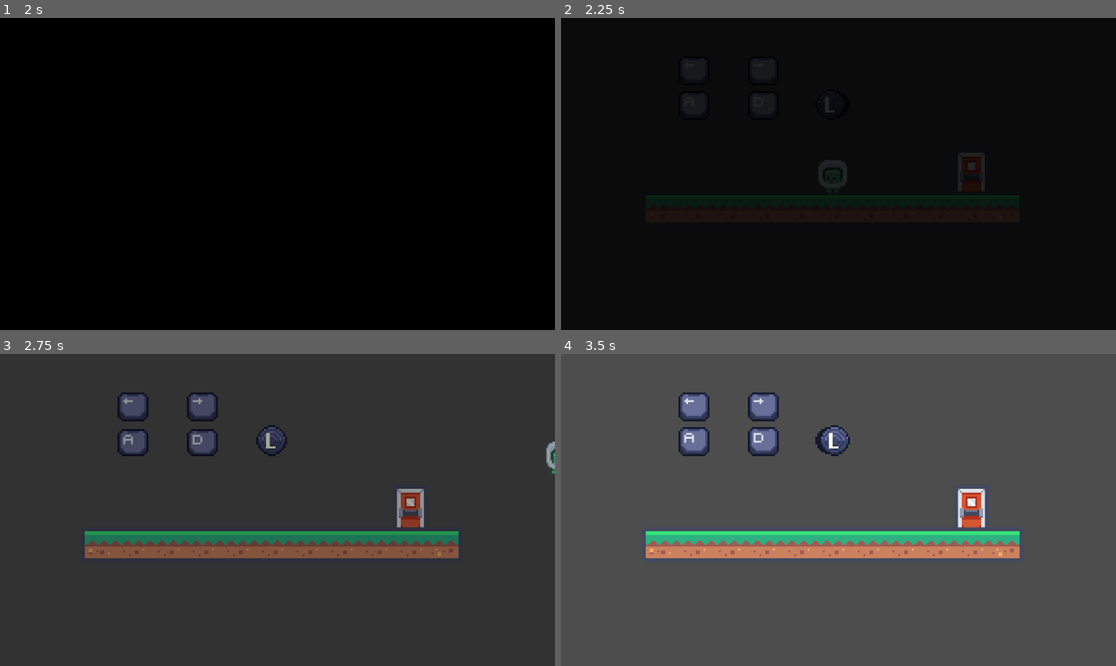
Above: before the commit, frames 1-4 (two rows, left to right).
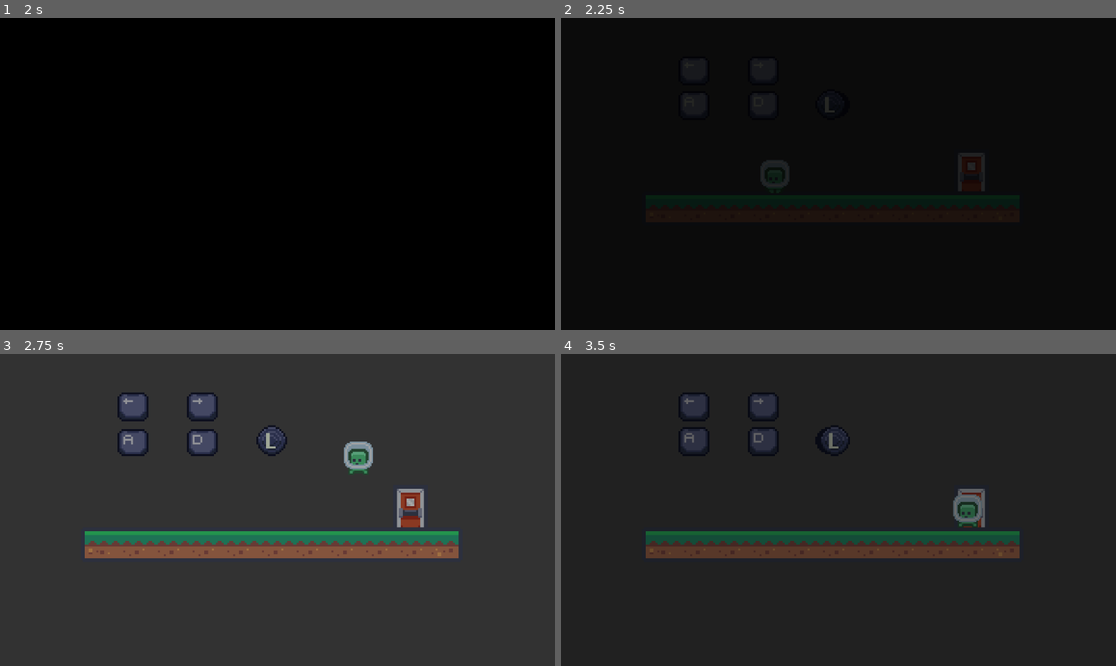
Above: after the commit, the same moments.

Repository: E-Be/GMTK_GJ2024
Game: Godot game, scene res://scenes/levels/levelWorld.tscn
The game is run twice, just before and just after one commit, with the same random seed, the same clock (stepped at 60 frames per second) and the same inputs. Before the commit the project starts from res://scenes/levelWorld.tscn.
Inputs (mouse positions are in pixels of both pictures, inside the frame that each line leads up to):
- Up to frame 1 (2 s): click "Start" at 0.5 s; click "Start" at 1.25 s
- Up to frame 2 (2.25 s): tap Enter at 2 s; move the mouse to (960, 158) at 2.02 s; hold D (move_right) from 2.03 s (still down); tap S (look_down) at 2.1 s
- Up to frame 3 (2.75 s): keep holding D (move_right); tap Space (jump) at 2.27 s
- Up to frame 4 (3.5 s): keep holding D (move_right); move the mouse to (727, 525) at 2.77 s; tap W (look_up) at 2.85 s; tap Space (jump) at 3.02 s

Frame 1 is identical in both runs. In frame 2, 0.5% of the frame differs, in the area x 35-52%, y 45-55%; in frame 3, 0.5%; in frame 4, 100%, in the area x 0-100%, y 0-100%.

Commit message:
Moved levels to new folder

Diff:
--- a/autoload/scene_manager.gd
+++ b/autoload/scene_manager.gd
@@ -31,4 +31,4 @@
 	animation_player.play("fade_to_transparent")
 
 func changeScene():
-	get_tree().change_scene_to_file("res://scenes/level" + nextScene + ".tscn")
+	get_tree().change_scene_to_file("res://scenes/levels/level" + nextScene + ".tscn")
--- a/project.godot
+++ b/project.godot
@@ -11,7 +11,7 @@
 [application]
 
 config/name="Sizable"
-run/main_scene="res://scenes/levelWorld.tscn"
+run/main_scene="res://scenes/levels/levelWorld.tscn"
 config/features=PackedStringArray("4.2", "GL Compatibility")
 config/icon="res://icon.svg"
 
--- a/scenes/levelWorld.tscn
+++ /dev/null
@@ -1,7 +0,0 @@
-[gd_scene load_steps=2 format=3 uid="uid://53yh466f45gl"]
-
-[ext_resource type="PackedScene" uid="uid://6xf46usgtirp" path="res://scenes/title_screen.tscn" id="1_btpv3"]
-
-[node name="World" type="Node2D"]
-
-[node name="TitleScreen" parent="." instance=ExtResource("1_btpv3")]
--- a/scenes/level1.tscn
+++ b/scenes/levels/level1.tscn
@@ -1,17 +1,17 @@
 [gd_scene load_steps=15 format=3 uid="uid://b42fhvi8pr7q7"]
 
-[ext_resource type="PackedScene" uid="uid://crwf1ea2sv08o" path="res://scenes/player.tscn" id="1_oa1or"]
-[ext_resource type="Texture2D" uid="uid://dt7jm1d5fpsv" path="res://sprites/TIleMaps/industrial_tilemap_packed.png" id="2_ciuwc"]
-[ext_resource type="Texture2D" uid="uid://cb33j2utyg5x6" path="res://sprites/TIleMaps/tilemap_packed.png" id="3_404dm"]
-[ext_resource type="PackedScene" uid="uid://b2gnk1jley767" path="res://scenes/keys and buttons/keys/a-key.tscn" id="4_451p6"]
-[ext_resource type="PackedScene" uid="uid://b7cfju8j4mdqd" path="res://scenes/objects/door.tscn" id="4_i2hhq"]
-[ext_resource type="PackedScene" uid="uid://byusgyfq2y1s8" path="res://scenes/keys and buttons/keys/d-key.tscn" id="5_ijrmf"]
-[ext_resource type="PackedScene" uid="uid://bmxfo4u7qvkjm" path="res://scenes/keys and buttons/buttons/left-right-stick.tscn" id="5_ptk75"]
-[ext_resource type="PackedScene" uid="uid://dw3be88s1vlmb" path="res://scenes/keys and buttons/keys/left-key.tscn" id="6_jj556"]
-[ext_resource type="PackedScene" uid="uid://c4eskp1i88fyy" path="res://scenes/keys and buttons/keys/right-key.tscn" id="7_sbvdo"]
+[ext_resource type="Texture2D" uid="uid://dt7jm1d5fpsv" path="res://sprites/TIleMaps/industrial_tilemap_packed.png" id="1_3mg13"]
+[ext_resource type="Texture2D" uid="uid://cb33j2utyg5x6" path="res://sprites/TIleMaps/tilemap_packed.png" id="2_cfux4"]
+[ext_resource type="PackedScene" uid="uid://b7cfju8j4mdqd" path="res://scenes/objects/door.tscn" id="3_4ke1a"]
+[ext_resource type="PackedScene" uid="uid://b2gnk1jley767" path="res://scenes/keys and buttons/keys/a-key.tscn" id="4_ybtbs"]
+[ext_resource type="PackedScene" uid="uid://bmxfo4u7qvkjm" path="res://scenes/keys and buttons/buttons/left-right-stick.tscn" id="5_xcsfe"]
+[ext_resource type="PackedScene" uid="uid://byusgyfq2y1s8" path="res://scenes/keys and buttons/keys/d-key.tscn" id="6_m2l6h"]
+[ext_resource type="PackedScene" uid="uid://dw3be88s1vlmb" path="res://scenes/keys and buttons/keys/left-key.tscn" id="7_yo1fs"]
+[ext_resource type="PackedScene" uid="uid://c4eskp1i88fyy" path="res://scenes/keys and buttons/keys/right-key.tscn" id="8_k7xpt"]
+[ext_resource type="PackedScene" uid="uid://crwf1ea2sv08o" path="res://scenes/player.tscn" id="9_uqude"]
 
 [sub_resource type="TileSetAtlasSource" id="TileSetAtlasSource_e5k7r"]
-texture = ExtResource("2_ciuwc")
+texture = ExtResource("1_3mg13")
 texture_region_size = Vector2i(18, 18)
 0:0/0 = 0
 0:0/0/physics_layer_0/linear_velocity = Vector2(0, 0)
--- a/scenes/level2.tscn
+++ b/scenes/levels/level2.tscn
@@ -1,15 +1,15 @@
 [gd_scene load_steps=13 format=3 uid="uid://f2iess5rqdqg"]
 
-[ext_resource type="Texture2D" uid="uid://dt7jm1d5fpsv" path="res://sprites/TIleMaps/industrial_tilemap_packed.png" id="1_rpcxb"]
-[ext_resource type="Texture2D" uid="uid://cb33j2utyg5x6" path="res://sprites/TIleMaps/tilemap_packed.png" id="2_s1lsl"]
-[ext_resource type="PackedScene" uid="uid://b7cfju8j4mdqd" path="res://scenes/objects/door.tscn" id="3_umn01"]
-[ext_resource type="PackedScene" uid="uid://ubq53vtoj4iv" path="res://scenes/objects/crate.tscn" id="4_jqg84"]
-[ext_resource type="PackedScene" uid="uid://crwf1ea2sv08o" path="res://scenes/player.tscn" id="4_nvjr1"]
-[ext_resource type="PackedScene" uid="uid://50a5de50a6ei" path="res://scenes/keys and buttons/keys/space-key.tscn" id="5_vwyk7"]
-[ext_resource type="PackedScene" uid="uid://dlyfy03b8mqbj" path="res://scenes/keys and buttons/buttons/a-button.tscn" id="6_dox5k"]
+[ext_resource type="Texture2D" uid="uid://dt7jm1d5fpsv" path="res://sprites/TIleMaps/industrial_tilemap_packed.png" id="1_cavv8"]
+[ext_resource type="Texture2D" uid="uid://cb33j2utyg5x6" path="res://sprites/TIleMaps/tilemap_packed.png" id="2_mf3p7"]
+[ext_resource type="PackedScene" uid="uid://b7cfju8j4mdqd" path="res://scenes/objects/door.tscn" id="3_o4xkk"]
+[ext_resource type="PackedScene" uid="uid://ubq53vtoj4iv" path="res://scenes/objects/crate.tscn" id="4_p6tsp"]
+[ext_resource type="PackedScene" uid="uid://50a5de50a6ei" path="res://scenes/keys and buttons/keys/space-key.tscn" id="5_jb8w1"]
+[ext_resource type="PackedScene" uid="uid://dlyfy03b8mqbj" path="res://scenes/keys and buttons/buttons/a-button.tscn" id="6_p2dxa"]
+[ext_resource type="PackedScene" uid="uid://crwf1ea2sv08o" path="res://scenes/player.tscn" id="7_ers4v"]
 
 [sub_resource type="TileSetAtlasSource" id="TileSetAtlasSource_e5k7r"]
-texture = ExtResource("1_rpcxb")
+texture = ExtResource("1_cavv8")
 texture_region_size = Vector2i(18, 18)
 0:0/0 = 0
 0:0/0/physics_layer_0/linear_velocity = Vector2(0, 0)
--- /dev/null
+++ b/scenes/levels/levelWorld.tscn
@@ -0,0 +1,7 @@
+[gd_scene load_steps=2 format=3 uid="uid://53yh466f45gl"]
+
+[ext_resource type="PackedScene" uid="uid://6xf46usgtirp" path="res://scenes/title_screen.tscn" id="1_ty30f"]
+
+[node name="World" type="Node2D"]
+
+[node name="TitleScreen" parent="." instance=ExtResource("1_ty30f")]
--- a/scenes/player.tscn
+++ b/scenes/player.tscn
@@ -20,8 +20,8 @@
 }]
 
 [sub_resource type="CapsuleShape2D" id="CapsuleShape2D_g0y6j"]
-radius = 8.0
-height = 18.0
+radius = 6.0
+height = 16.0
 
 [node name="Player" type="CharacterBody2D" node_paths=PackedStringArray("weapon")]
 script = ExtResource("1_qa6x8")
@@ -35,7 +35,6 @@
 frame_progress = 0.541872
 
 [node name="CollisionShape2D" type="CollisionShape2D" parent="."]
-position = Vector2(0, -1)
 shape = SubResource("CapsuleShape2D_g0y6j")
 
 [node name="Weapon" parent="." instance=ExtResource("3_og2vn")]
--- a/scenes/projectile.tscn
+++ b/scenes/projectile.tscn
@@ -1,12 +1,14 @@
-[gd_scene load_steps=5 format=3 uid="uid://cc1ckfaomptkl"]
+[gd_scene load_steps=6 format=3 uid="uid://cc1ckfaomptkl"]
 
 [ext_resource type="Script" path="res://components/hurt_box.gd" id="1_map8l"]
 [ext_resource type="Script" path="res://scripts/projectile.gd" id="1_qee3r"]
+[ext_resource type="Texture2D" uid="uid://c06att8836big" path="res://sprites/Projectiles/minus.png" id="2_uquka"]
 
 [sub_resource type="CircleShape2D" id="CircleShape2D_ata55"]
-radius = 6.08276
+radius = 4.12311
 
 [sub_resource type="CircleShape2D" id="CircleShape2D_71ys3"]
+radius = 6.0
 
 [node name="Projectile" type="CharacterBody2D"]
 script = ExtResource("1_qee3r")
@@ -15,6 +17,7 @@
 shape = SubResource("CircleShape2D_ata55")
 
 [node name="Sprite2D" type="Sprite2D" parent="."]
+texture = ExtResource("2_uquka")
 
 [node name="Timer" type="Timer" parent="."]
 
--- a/scripts/player.gd
+++ b/scripts/player.gd
@@ -2,7 +2,7 @@
 extends Resizable
 
 
-const SPEED = 300.0
+const SPEED = 150
 
 @export var jumpHeigth: float = 48
 @export var jumpTimeToPeak: float = 0.4
--- a/scripts/weapon.gd
+++ b/scripts/weapon.gd
@@ -32,7 +32,7 @@
 	get_tree().get_root().add_child(newProjectile)
 
 	newProjectile.direction = direction
-	newProjectile.global_position = global_position + direction * 32
+	newProjectile.global_position = global_position + (direction * 18)
 
 func on_fire_timer_timeout():
 	canFire = true
Not shown: 3 places in scenes/levels/level1.tscn that only renumber resources
Not shown: 3 places in scenes/levels/level2.tscn that only renumber resources
